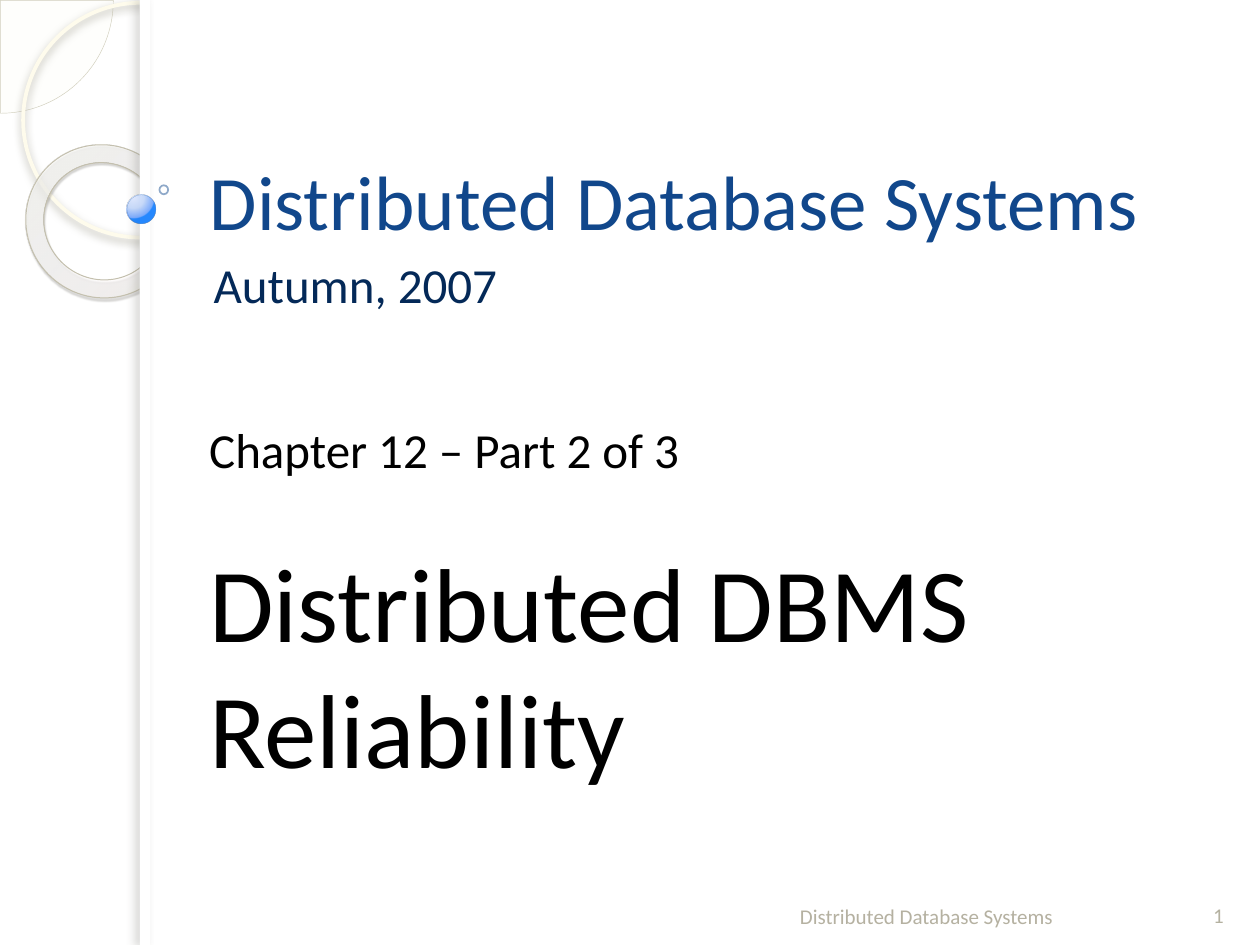
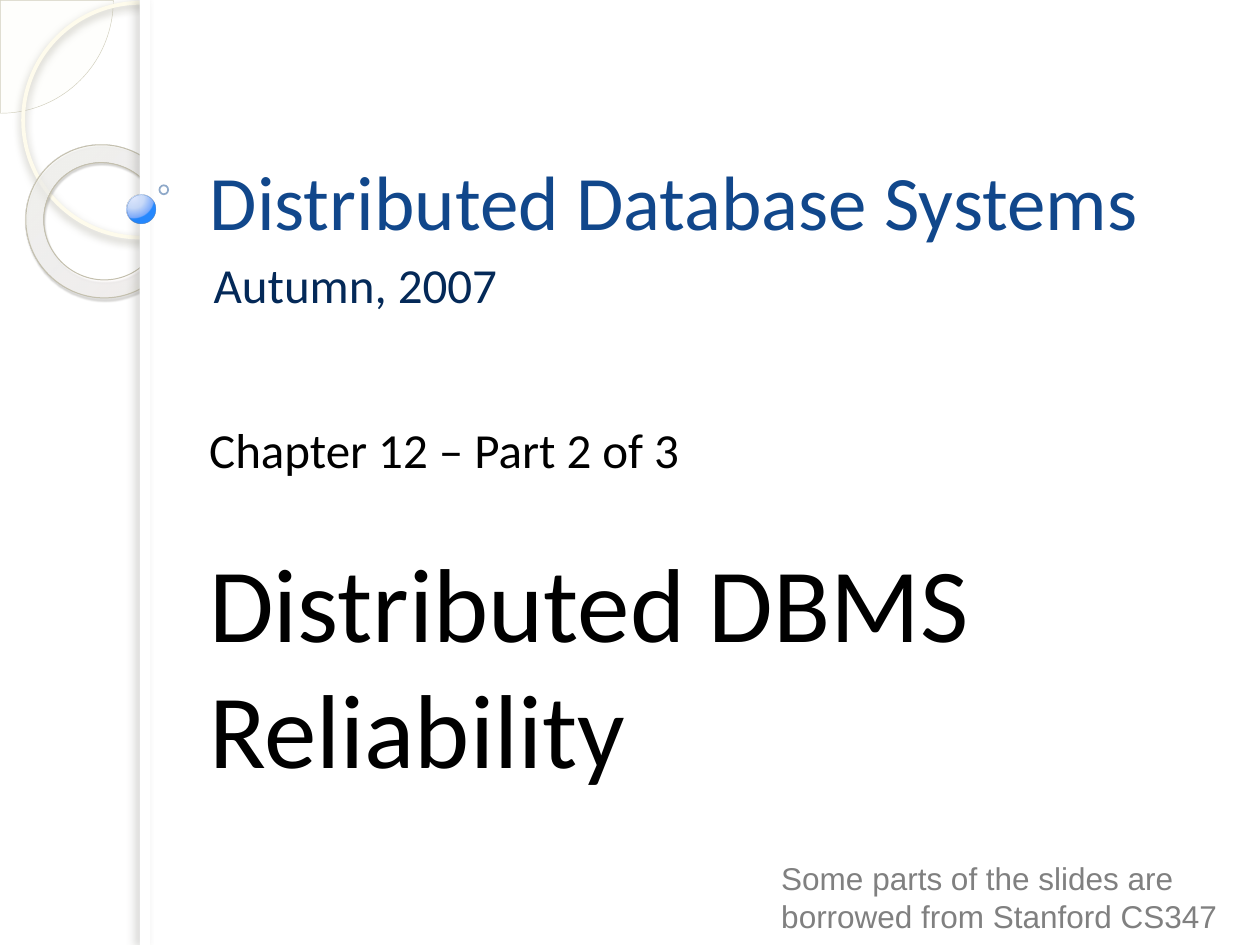
Before and after one commit to fanju1984/ddb, a slide deck: slide 1 of Fall_2018/Slides/12-Distributed_DBMS_Reliability-2.pptx. Drawn at 1260x945 pixels with LibreOffice and Linux fonts; fonts in the diff are those of the drawing; background and template pictures are left out. Boxes give left, top, right and bottom in pixels: in the first picture for what was removed or moved away, otherwise in the second. Text is boxed around its words. In the diff, an @@ line names an element or a change of style, - is before the commit and + after.

```diff
--- a/Fall_2018/Slides/12-Distributed_DBMS_Reliability-2.pptx
+++ b/Fall_2018/Slides/12-Distributed_DBMS_Reliability-2.pptx
@@ text added at (x1=781, y1=867, x2=1217, y2=928), 18 pt, text #808080 @@
+Some parts of the slides are borrowed from Stanford CS347
@@ text removed at (x1=800, y1=909, x2=1053, y2=927) @@
-Distributed Database Systems
@@ page number removed at (x1=1213, y1=909, x2=1224, y2=923) @@
-1
```
Also in this commit, not shown: 1 other slide changed, 13 slides added, 5 other files.
